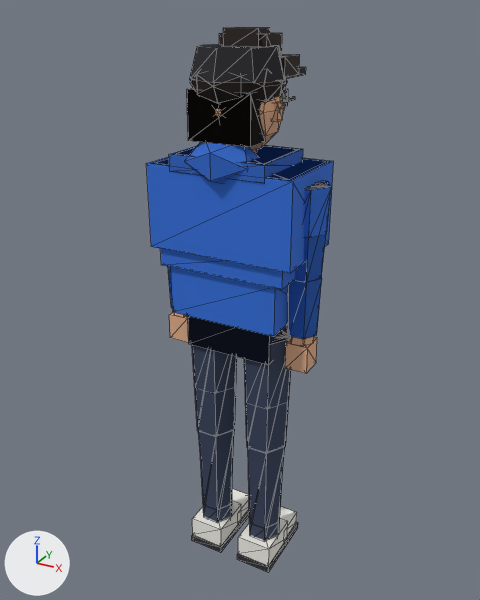
Renders of the glTF model web/public/assets/char_hero_m.glb from each side of a commit.
Both versions are drawn from a camera (50 mm lens) standing at (0.953, -1.766, 0.881) and looking at (-0.029, 0.019, -0.011). Arrows for +X, +Y and +Z are at lower left; the lights stay in place. The picture after the commit comes second. Mesh edges are drawn as thin lines. Vertices at exactly the same position are counted once.

The first picture shows 'acc_2', 'char_hero_m', 'hair_0', 'hair_1', 'hair_2', 'pants_0', 'pants_2', 'shirt_0', 'shirt_1', 'shirt_2', 'skin' and 1 more.
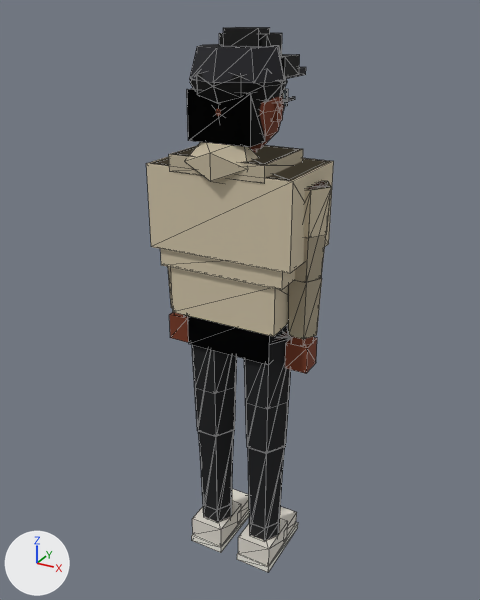
What differs and where, as boxes [x1, y1, x2, y2] in the pictures (480 x 600 px):
'shirt_2', surface changed (blue to beige)
    both: [146, 145, 334, 339]
'pants_2', surface changed (blue to black)
    both: [192, 330, 291, 481]
'pants_0', surface changed (blue to black)
    both: [200, 333, 290, 540]
'pants_1', surface changed
    both: [188, 316, 288, 365]
'shirt_1', surface changed (blue to beige)
    both: [152, 142, 328, 183]
'skin', surface changed
    both: [169, 95, 327, 374]
'shirt_0', surface changed
    both: [158, 147, 331, 238]
part 1 of me_char_hero_m, recoloured (white to light grey)
    both: [192, 489, 297, 566]
part 2 of me_char_hero_m, recoloured
    both: [192, 509, 298, 572]
'hair_2', unchanged, uncovered by the edit
    before: [219, 27, 282, 55]
    after: [187, 27, 287, 147]
'hair_1', unchanged, covered by the edit
    before: [187, 54, 300, 147]
    after: [281, 54, 300, 78]

The change, as a list of edits to the scene's bpy script:
```text
Change mat_skin:
    where n2 = _N.new('ShaderNodeMix'); n2.name = 'Mix'
    n2.inputs[7].default_value: (0.815, 0.456, 0.275, 1.0) -> (0.188, 0.0369, 0.011, 1.0)  # 'B', beige #e9b48f -> 'B', brown #78361b
Change mat_shirt:
    where n2 = _N.new('ShaderNodeMix'); n2.name = 'Mix'
    n2.inputs[7].default_value: (0.0284, 0.159, 0.708, 1.0) -> (0.638, 0.552, 0.392, 1.0)  # 'B', blue #2f6fdb -> 'B', beige #d1c4a8
Change mat_pants:
    where n2 = _N.new('ShaderNodeMix'); n2.name = 'Mix'
    n2.inputs[7].default_value: (0.0343, 0.0513, 0.102, 1.0) -> (0.00335, 0.00402, 0.00561, 1.0)  # 'B', dark blue #34405a -> 'B', black #0b0d11
Change me_char_hero_m:
    where me_char_hero_m.from_pydata(...)  # 96 vertices, 144 faces; spans x -0.26..0.16, y -0.12..0.14, z -1.0..0.65
    used by ob_char_hero_m; location = (0.0, 0.0, 0.0)
    me_char_hero_m part 1: 48 faces centred in x -0.16..0.16, y -0.11..0.14, z -0.97..-0.9 are repainted in the vertex colours; the middle colour goes from white #f3f1ea to light grey #e0dbd1
    me_char_hero_m part 2: 24 faces centred in x -0.16..0.16, y -0.12..0.14, z -1.0..-0.97 are repainted in the vertex colours; the middle colour goes from black #2a2a2e to white #f2f0e6
```
